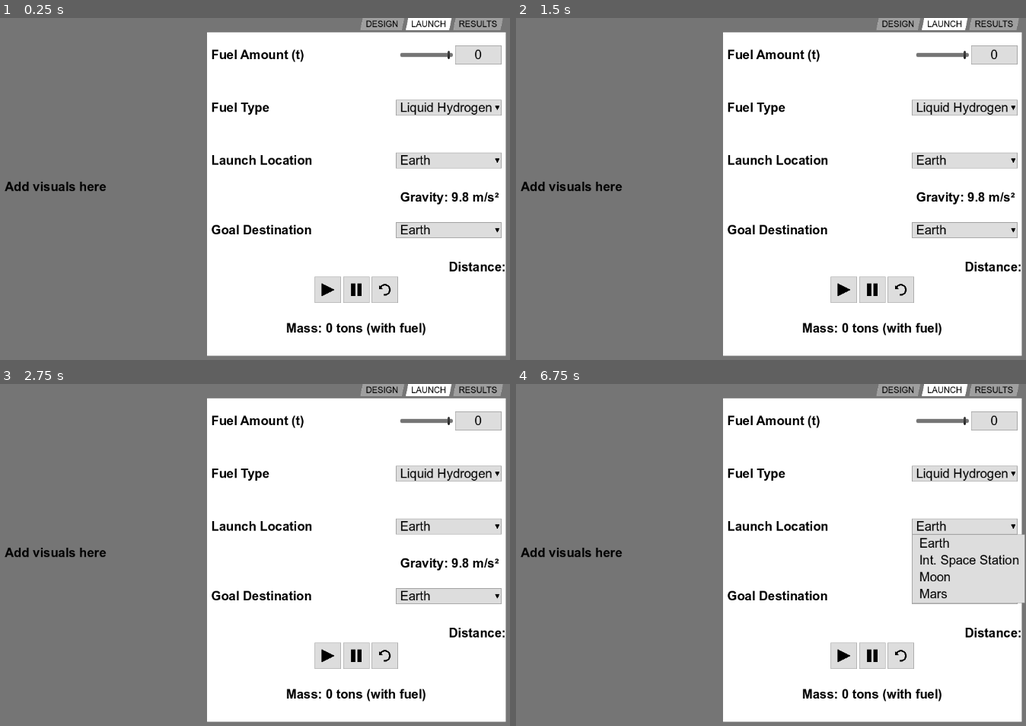
Above: before the commit, frames 1-4 (two rows, left to right).
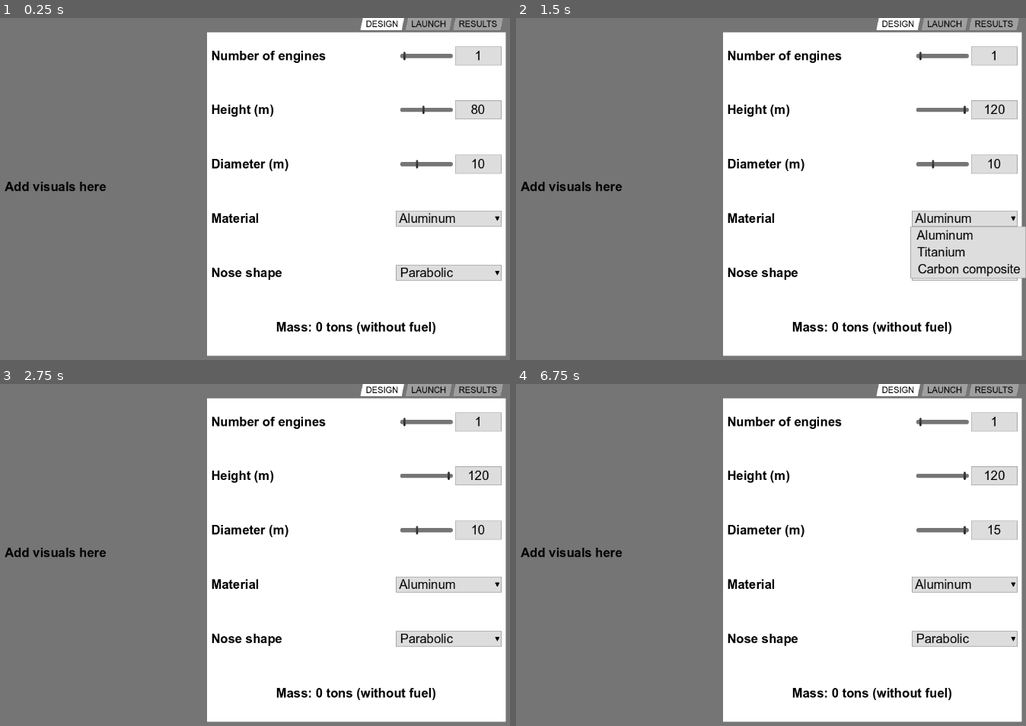
Above: after the commit, the same moments.

Repository: eweisenberg/RocketGizmo
Game: Godot game, scene res://main.tscn
The game is run twice, just before and just after one commit, with the same random seed, the same clock (stepped at 60 frames per second) and the same inputs.
Inputs (mouse positions are in pixels of both pictures, inside the frame that each line leads up to):
- Up to frame 1 (0.25 s): no input
- Up to frame 2 (1.5 s): click (964, 106) at 0.5 s, where only the run before the commit has a clickable "Liquid Hydrogen"; click (964, 219) at 1.25 s, where only the run after the commit has a clickable "Aluminum"
- Up to frame 3 (2.75 s): click (357, 654) at 2.02 s
- Up to frame 4 (6.75 s): click (898, 654) at 2.77 s; click (842, 654) at 3.52 s; click (842, 654) at 4.27 s; click (898, 654) at 5.02 s; click (898, 654) at 5.77 s; click (964, 527) at 6.5 s, where only the run before the commit has a clickable "Earth"

The runs differ from the first frame. In frame 1, 8.7% of the frame differs, in the area x 41-99%, y 0-93%; in frame 2, 10%; in frame 3, 8.7%; in frame 4, 11%, in the area x 41-100%, y 0-93%.

Commit message:
In class

Diff:
--- a/Rocket Gizmo/launch_tab_controller.gd
+++ b/Rocket Gizmo/launch_tab_controller.gd
@@ -7,17 +7,40 @@
 
 func _ready() -> void:
 	launch_dropdown.item_selected.connect(change_gravity_label)
+	goal_dropdown.item_selected.connect(change_distance_label)
 	change_gravity_label(0)
 
-func change_gravity_label(index) -> void:
+func change_gravity_label(_index: int) -> void:
 	var text: String = "Gravity: "
 	if launch_dropdown.selected == 0:
 		text += "9.8"
 	elif launch_dropdown.selected == 1:
-		text += "0"
-	elif launch_dropdown.selected == 2:
 		text += "1.62"
 	else:
 		text += "3.71"
 	text += " m/s²  "
 	gravity_label.text = text
+	change_distance_label(0)
+
+func change_distance_label(_index: int) -> void:
+	var initial_position: int
+	if launch_dropdown.selected == 0:
+		initial_position = 0
+	elif launch_dropdown.selected == 1:
+		initial_position = 384400
+	else:
+		initial_position = 225000000
+
+	var final_position: int
+	if goal_dropdown.selected == 0:
+		final_position = 0
+	elif goal_dropdown.selected == 1:
+		final_position = 384400
+	else:
+		final_position = 225000000
+
+	var distance: int = abs(final_position - initial_position)
+	if distance == 0:
+		distance_label.text = "Select different launch and goal locations.  "
+	else:
+		distance_label.text = str(distance) + " km away  "
--- a/Rocket Gizmo/main.tscn
+++ b/Rocket Gizmo/main.tscn
@@ -8,6 +8,7 @@
 [ext_resource type="Script" path="res://launch_tab_controller.gd" id="5_ql1eb"]
 [ext_resource type="Texture2D" uid="uid://b8iisjcs8qgr2" path="res://ui/pause_icon.png" id="6_174ps"]
 [ext_resource type="Texture2D" uid="uid://iaejspnjfgv7" path="res://ui/restart_icon.png" id="7_atm3o"]
+[ext_resource type="Texture2D" uid="uid://ctomfdg0n1nkt" path="res://ui/axes.png" id="9_ivmuq"]
 
 [node name="Main" type="Control"]
 layout_mode = 3
@@ -49,52 +50,60 @@
 layout_mode = 2
 size_flags_horizontal = 3
 tab_alignment = 2
-current_tab = 1
 clip_tabs = false
 
 [node name="DESIGN" type="TabBar" parent="MarginContainer/HBoxContainer/TabContainer"]
+layout_mode = 2
+
+[node name="VBoxContainer" type="VBoxContainer" parent="MarginContainer/HBoxContainer/TabContainer/DESIGN"]
+layout_mode = 1
+anchors_preset = 15
+anchor_right = 1.0
+anchor_bottom = 1.0
+grow_horizontal = 2
+grow_vertical = 2
+
+[node name="SliderEngines" parent="MarginContainer/HBoxContainer/TabContainer/DESIGN/VBoxContainer" instance=ExtResource("1_ephah")]
+layout_mode = 2
+text = "Number of engines"
+min_value = 1
+max_value = 9
+step = 1
+default_value = 1
+
+[node name="SliderHeight" parent="MarginContainer/HBoxContainer/TabContainer/DESIGN/VBoxContainer" instance=ExtResource("1_ephah")]
+layout_mode = 2
+text = "Height (m)"
+min_value = 50
+max_value = 120
+step = 1
+default_value = 80
+
+[node name="SliderDiameter" parent="MarginContainer/HBoxContainer/TabContainer/DESIGN/VBoxContainer" instance=ExtResource("1_ephah")]
+layout_mode = 2
+text = "Diameter (m)"
+min_value = 8
+max_value = 15
+step = 1
+default_value = 10
+
+[node name="DropDownMaterial" parent="MarginContainer/HBoxContainer/TabContainer/DESIGN/VBoxContainer" instance=ExtResource("3_5q1b1")]
+layout_mode = 2
+text = "Material"
+items_comma_separated = "Aluminum, Titanium, Carbon composite"
+
+[node name="DropDownNoseShape" parent="MarginContainer/HBoxContainer/TabContainer/DESIGN/VBoxContainer" instance=ExtResource("3_5q1b1")]
+layout_mode = 2
+text = "Nose shape"
+items_comma_separated = "Parabolic, Ogive, Cone, Blunt"
+
+[node name="MassLabel" parent="MarginContainer/HBoxContainer/TabContainer/DESIGN/VBoxContainer" instance=ExtResource("4_6ndst")]
+layout_mode = 2
+
+[node name="LAUNCH" type="TabBar" parent="MarginContainer/HBoxContainer/TabContainer"]
 visible = false
 layout_mode = 2
 
-[node name="VBoxContainer" type="VBoxContainer" parent="MarginContainer/HBoxContainer/TabContainer/DESIGN"]
-layout_mode = 1
-anchors_preset = 15
-anchor_right = 1.0
-anchor_bottom = 1.0
-grow_horizontal = 2
-grow_vertical = 2
-
-[node name="SliderEngines" parent="MarginContainer/HBoxContainer/TabContainer/DESIGN/VBoxContainer" instance=ExtResource("1_ephah")]
-layout_mode = 2
-text = "Number of engines"
-max_value = 100
-step = 1
-default_value = 50
-
-[node name="SliderHeight" parent="MarginContainer/HBoxContainer/TabContainer/DESIGN/VBoxContainer" instance=ExtResource("1_ephah")]
-layout_mode = 2
-text = "Height (m)"
-
-[node name="SliderDiameter" parent="MarginContainer/HBoxContainer/TabContainer/DESIGN/VBoxContainer" instance=ExtResource("1_ephah")]
-layout_mode = 2
-text = "Diameter (m)"
-
-[node name="DropDownMaterial" parent="MarginContainer/HBoxContainer/TabContainer/DESIGN/VBoxContainer" instance=ExtResource("3_5q1b1")]
-layout_mode = 2
-text = "Material"
-items_comma_separated = "Aluminum"
-
-[node name="DropDownNoseShape" parent="MarginContainer/HBoxContainer/TabContainer/DESIGN/VBoxContainer" instance=ExtResource("3_5q1b1")]
-layout_mode = 2
-text = "Nose shape"
-items_comma_separated = "Pointed, Rounded, Flat"
-
-[node name="MassLabel" parent="MarginContainer/HBoxContainer/TabContainer/DESIGN/VBoxContainer" instance=ExtResource("4_6ndst")]
-layout_mode = 2
-
-[node name="LAUNCH" type="TabBar" parent="MarginContainer/HBoxContainer/TabContainer"]
-layout_mode = 2
-
 [node name="VBoxContainer" type="VBoxContainer" parent="MarginContainer/HBoxContainer/TabContainer/LAUNCH"]
 layout_mode = 1
 anchors_preset = 15
@@ -107,16 +116,20 @@
 [node name="SliderFuelAmount" parent="MarginContainer/HBoxContainer/TabContainer/LAUNCH/VBoxContainer" instance=ExtResource("1_ephah")]
 layout_mode = 2
 text = "Fuel Amount (t)"
+min_value = 100
+max_value = 500
+step = 10
+default_value = 300
 
 [node name="DropDownFuelType" parent="MarginContainer/HBoxContainer/TabContainer/LAUNCH/VBoxContainer" instance=ExtResource("3_5q1b1")]
 layout_mode = 2
 text = "Fuel Type"
-items_comma_separated = "Liquid Hydrogen"
+items_comma_separated = "Liquid Fuel, Solid Fuel"
 
 [node name="DropDownLaunch" parent="MarginContainer/HBoxContainer/TabContainer/LAUNCH/VBoxContainer" instance=ExtResource("3_5q1b1")]
 layout_mode = 2
 text = "Launch Location"
-items_comma_separated = "Earth, Int. Space Station, Moon, Mars"
+items_comma_separated = "Earth, Moon, Mars"
 
 [node name="LabelGravity" type="Label" parent="MarginContainer/HBoxContainer/TabContainer/LAUNCH/VBoxContainer"]
 layout_mode = 2
@@ -126,30 +139,30 @@
 [node name="DropDownGoal" parent="MarginContainer/HBoxContainer/TabContainer/LAUNCH/VBoxContainer" instance=ExtResource("3_5q1b1")]
 layout_mode = 2
 text = "Goal Destination"
-items_comma_separated = "Earth, Int. Space Station, Moon, Mars"
+items_comma_separated = "Earth, Moon, Mars"
 
 [node name="LabelDistance" type="Label" parent="MarginContainer/HBoxContainer/TabContainer/LAUNCH/VBoxContainer"]
 layout_mode = 2
 text = "Distance:"
 horizontal_alignment = 2
 
-[node name="HBoxContainer" type="HBoxContainer" parent="MarginContainer/HBoxContainer/TabContainer/LAUNCH/VBoxContainer"]
+[node name="TimeControlsContainer" type="HBoxContainer" parent="MarginContainer/HBoxContainer/TabContainer/LAUNCH/VBoxContainer"]
 layout_mode = 2
 alignment = 1
 
-[node name="ButtonPlay" type="Button" parent="MarginContainer/HBoxContainer/TabContainer/LAUNCH/VBoxContainer/HBoxContainer"]
+[node name="ButtonPlay" type="Button" parent="MarginContainer/HBoxContainer/TabContainer/LAUNCH/VBoxContainer/TimeControlsContainer"]
 custom_minimum_size = Vector2(50, 50)
 layout_mode = 2
 icon = ExtResource("5_j0s33")
 icon_alignment = 1
 
-[node name="ButtonPause" type="Button" parent="MarginContainer/HBoxContainer/TabContainer/LAUNCH/VBoxContainer/HBoxContainer"]
+[node name="ButtonPause" type="Button" parent="MarginContainer/HBoxContainer/TabContainer/LAUNCH/VBoxContainer/TimeControlsContainer"]
 custom_minimum_size = Vector2(50, 50)
 layout_mode = 2
 icon = ExtResource("6_174ps")
 icon_alignment = 1
 
-[node name="ButtonRestart" type="Button" parent="MarginContainer/HBoxContainer/TabContainer/LAUNCH/VBoxContainer/HBoxContainer"]
+[node name="ButtonRestart" type="Button" parent="MarginContainer/HBoxContainer/TabContainer/LAUNCH/VBoxContainer/TimeControlsContainer"]
 custom_minimum_size = Vector2(50, 50)
 layout_mode = 2
 icon = ExtResource("7_atm3o")
@@ -162,3 +175,29 @@
 [node name="RESULTS" type="TabBar" parent="MarginContainer/HBoxContainer/TabContainer"]
 visible = false
 layout_mode = 2
+
+[node name="VBoxContainer" type="VBoxContainer" parent="MarginContainer/HBoxContainer/TabContainer/RESULTS"]
+layout_mode = 1
+anchors_preset = 15
+anchor_right = 1.0
+anchor_bottom = 1.0
+grow_horizontal = 2
+grow_vertical = 2
+
+[node name="Label" type="Label" parent="MarginContainer/HBoxContainer/TabContainer/RESULTS/VBoxContainer"]
+custom_minimum_size = Vector2(0, 200)
+layout_mode = 2
+text = "Summary will display after rocket is launched."
+horizontal_alignment = 1
+vertical_alignment = 1
+
+[node name="TextureRect" type="TextureRect" parent="MarginContainer/HBoxContainer/TabContainer/RESULTS/VBoxContainer"]
+layout_mode = 2
+size_flags_horizontal = 4
+size_flags_vertical = 4
+texture = ExtResource("9_ivmuq")
+
+[node name="DropDown" parent="MarginContainer/HBoxContainer/TabContainer/RESULTS/VBoxContainer" instance=ExtResource("3_5q1b1")]
+layout_mode = 2
+text = "Graph:"
+items_comma_separated = "y vs t, v vs t, a vs t, KE vs t, U vs t, Thrust vs t"
Not shown: 1 places in Rocket Gizmo/main.tscn that only renumber resources
Binary file added: Rocket Gizmo/ui/axes.png
Not shown, added: Rocket Gizmo/ui/axes.png.import
